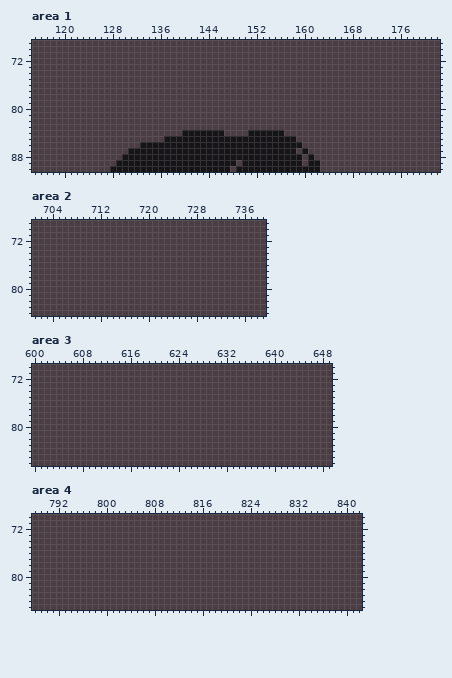
One commit to this pixel-art file: godot/res/sprites/characters/characters.aseprite. This is how it looked before the edit.
960x480 pixels, 1 frame. Colours within 5 levels of each other are drawn and written as one. Shown: area 1: x 115..182, y 69..90; area 2: x 701..739, y 69..84; area 3: x 600..649, y 70..86; area 4: x 788..842, y 70..85. The commit also changed other parts of the picture, which this record leaves out.
After the commit:
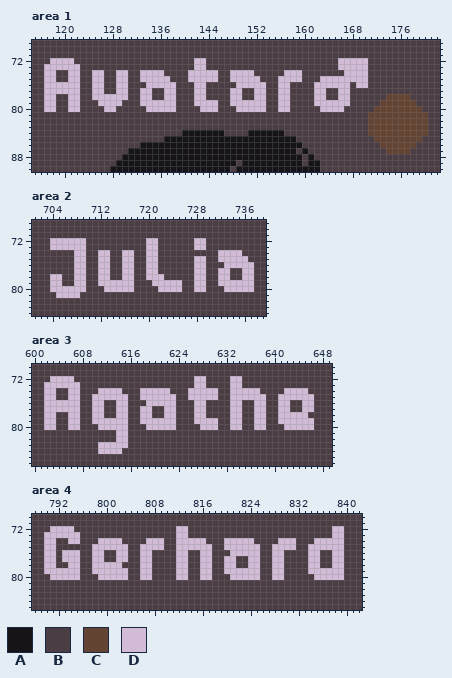
Palette (. is transparent): A #161419  B #4b3d44  C #634432  D #d2bbd7
From old to new:
layer "Labels" now shown
Changed rows in their new state; - is an unchanged pixel.
Area 1, layer "Labels":
first column x 117:
72 -DDDD--------------------DD----------------------DDDDD----------
73 DDDDDD-------------------DD----------------------DDDDD----------
74 DD--DD--DD--DD--DDDD----DDDDD--DDDD-----DDD-------DDDD----------
75 DD--DD--DD--DD--DDDDD---DDDDD--DDDDD---DDDD---DDDDDDDD----------
76 DDDDDD--DD--DD---DDDDD---DD-----DDDDD--DD----DDDDDD-DD----------
77 DDDDDD--DD--DD--DD--DD---DD----DD--DD--DD----DD--DD-------------
78 DD--DD--DDDDDD--DD--DD---DD----DD--DD--DD----DD--DD------CCCC---
79 DD--DD---DDDD---DDDDDD---DDDD--DDDDDD--DD----DDDDDD-----CCCCCC--
80 DD--DD----DD-----DDDDD----DDD---DDDDD--DD-----DDDD-----CCCCCCCC-
81 ------------------------------------------------------CCCCCCCCCC
82 ------------------------------------------------------CCCCCCCCCC
83 ------------------------------------------------------CCCCCCCCCC
84 ------------------------------------------------------CCCCCCCCCC
85 -------------------------------------------------------CCCCCCCC-
86 --------------------------------------------------------CCCCCC--
87 ---------------------------------------------------------CCCC---
Area 2, layer "Labels":
first column x 704:
72 DDDDDD----------DD------DD--------
73 DDDDDD----------DD------DD--------
74 ----DD--DD--DD--DD----------DDDD--
75 ----DD--DD--DD--DD------DD--DDDDD-
76 ----DD--DD--DD--DD------DD---DDDDD
77 ----DD--DD--DD--DD------DD--DD--DD
78 DD--DD--DD--DD--DDD-----DD--DD--DD
79 DD--DD--DDDDDD---DDDDD--DD--DDDDDD
80 DDDDDD---DDDDD----DDDD--DD---DDDDD
81 -DDDD-----------------------------
Area 3, layer "Labels":
first column x 602:
72 -DDDD--------------------DD----DD------------
73 DDDDDD-------------------DD----DD------------
74 DD--DD---DDDD---DDDDD---DDDDD--DDDDD----DDDD-
75 DD--DD--DDDDDD--DDDDDD--DDDDD--DDDDDD--DDDDDD
76 DDDDDD--DD--DD---DDDDD---DD----DD--DD--DD--DD
77 DDDDDD--DD--DD--DD--DD---DD----DD--DD--DD--DD
78 DD--DD--DD--DD--DD--DD---DD----DD--DD--DDDDD-
79 DD--DD--DDDDDD--DDDDDD---DDDD--DD--DD--DDDDDD
80 DD--DD---DDDDD---DDDDD----DDD--DD--DD---DDDDD
81 ------------DD-------------------------------
82 ------------DD-------------------------------
83 ---------DDDDD-------------------------------
84 ---------DDDD--------------------------------
Area 4, layer "Labels":
first column x 790:
72 -DDDD-----------------DD------------------------DD
73 DDDDDD----------------DD------------------------DD
74 DD--DD---DDDD----DDD--DDDDD---DDDDD----DDD---DDDDD
75 DD------DDDDDD--DDDD--DDDDDD--DDDDDD--DDDD--DDDDDD
76 DD-DDD--DD--DD--DD----DD--DD---DDDDD--DD----DD--DD
77 DD-DDD--DD--DD--DD----DD--DD--DD--DD--DD----DD--DD
78 DD--DD--DDDDD---DD----DD--DD--DD--DD--DD----DD--DD
79 DDDDDD--DDDDDD--DD----DD--DD--DDDDDD--DD----DDDDDD
80 -DDDDD---DDDDD--DD----DD--DD---DDDDD--DD-----DDDDD
